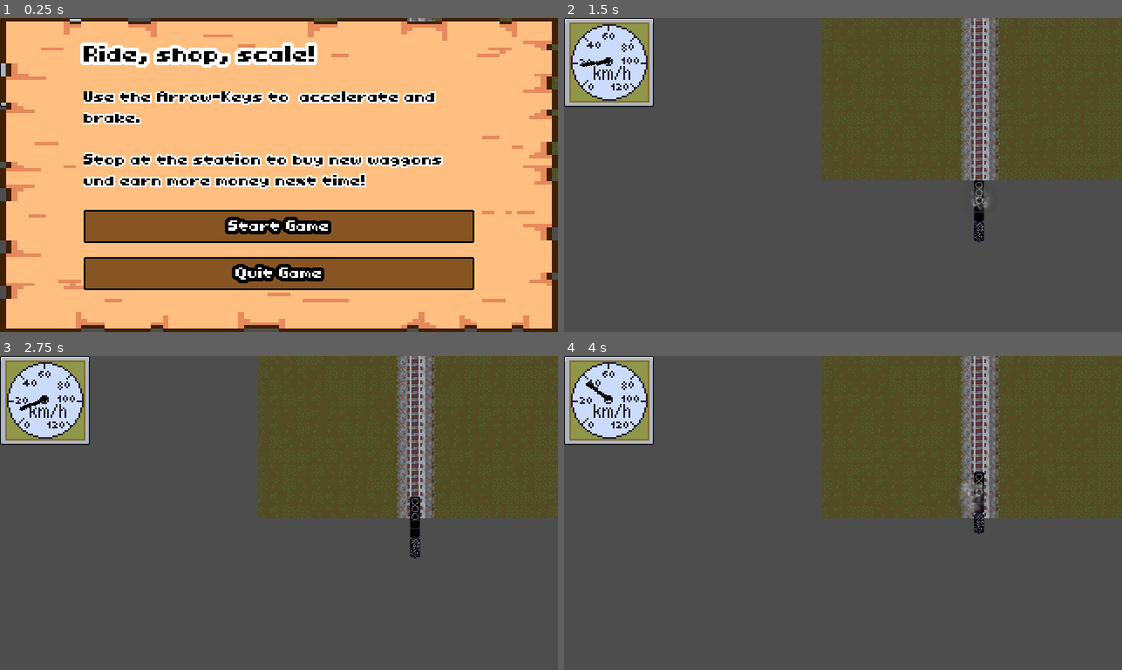
Above: before the commit, frames 1-4 (two rows, left to right).
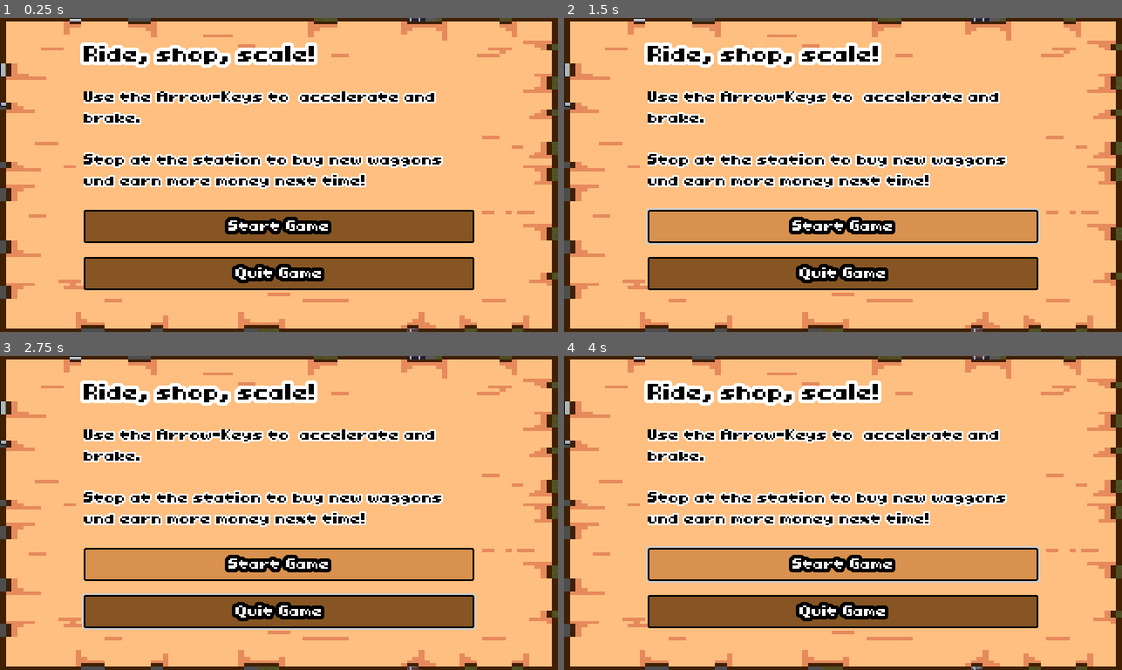
Above: after the commit, the same moments.

Repository: sthoni/gamejamaugust2024
Game: Godot game, scene res://game.tscn
The game is run twice, just before and just after one commit, with the same random seed, the same clock (stepped at 60 frames per second) and the same inputs.
Inputs (mouse positions are in pixels of both pictures, inside the frame that each line leads up to):
- Up to frame 1 (0.25 s): no input
- Up to frame 2 (1.5 s): click (843, 225) at 0.5 s, where only the run before the commit has a clickable "Start Game"; tap Enter (shop) at 1.25 s; hold Up (accelerate) from 1.28 s (still down)
- Up to frame 3 (2.75 s): tap Enter (shop) at 1.52, 2.27 s; release Up (accelerate) at 2.03 s; hold Down (brake) from 2.03 s (still down)
- Up to frame 4 (4 s): release Down (brake) at 2.78 s; hold Up (accelerate) from 2.78 s (still down); tap Enter (shop) at 3.77 s

The runs differ from the first frame. In frame 1, 0.3% of the frame differs, in the area x 46-100%, y 0-100%; in frame 2, 99%, in the area x 0-100%, y 0-100%; in frame 3, 99%; in frame 4, 99%.
Error after the commit: Parse Error: Cannot find member "apply_money_penalty" in base "GameStats". (res://level/level.gd:16)

Commit message:
KI hat Code für Missionen erzeugt.

Diff:
--- a/game_stats.gd
+++ b/game_stats.gd
@@ -10,3 +10,7 @@
 func set_money(value: int) -> void:
 	money = value
 	Events.emit_signal("money_changed", money)
+
+func apply_money_penalty(amount: int) -> void:
+	money -= amount
+	Events.emit_signal("money_changed", money)
--- a/level/level.gd
+++ b/level/level.gd
@@ -3,12 +3,23 @@
 @export var level_stats: LevelStats : set = set_level_stats
 
 @onready var train: Train = $Train
-@onready var station: Station = $Station
+@onready var station: Station = $Station # Assuming there's still one main station node for now
 @onready var tiles: TileMapLayer = $TileMapLayer
+@onready var mission_manager: MissionManager = $MissionManager # Assuming the node is named MissionManager
 
 # Called when the node enters the scene tree for the first time.
 func _ready() -> void:
 	set_level_stats(level_stats)
+	if mission_manager:
+		mission_manager.mission_completed.connect(_on_mission_completed)
+		mission_manager.mission_failed.connect(_on_mission_failed)
+		mission_manager.apply_penalty.connect(GameStats.apply_money_penalty) # Connect penalty signal
+		# Connect station signals to mission manager
+		for child in get_children():
+			if child is Station:
+				child.train_correctly_stopped.connect(mission_manager._on_station_correctly_stopped)
+				child.station_missed.connect(mission_manager._on_station_missed)
+		mission_manager.start_mission() # Start the mission when the level is ready
 
 # ACHTUNG: Die Position des Trains im Level wird hier auch gesetzt
 func set_level_stats(value: LevelStats) -> void:
@@ -16,8 +27,12 @@
 	if train:
 		train.train_stats = level_stats.train_stats
 		train.position.y = 670
-		station.station_stats = level_stats.station_stats
+		# Assuming there's still one main station node for now
+		if station:
+			station.station_stats = level_stats.station_stats
 		#tiles.tile_set = level_stats.background_texture
+	if mission_manager:
+		mission_manager.mission = level_stats.mission
 
 
 func _input(event: InputEvent) -> void:
@@ -27,3 +42,11 @@
 func _on_level_end_body_entered(body: Node2D) -> void:
 	if body is Train:
 		Events.emit_signal("level_end_reached")
+
+func _on_mission_completed() -> void:
+	print("Level received mission completed signal.")
+	# TODO: Implement level completion logic (e.g., show results screen, load next level)
+
+func _on_mission_failed() -> void:
+	print("Level received mission failed signal.")
+	# TODO: Implement level failed logic (e.g., show game over screen, restart level)
--- a/level/level_stats.gd
+++ b/level/level_stats.gd
@@ -4,6 +4,7 @@
 @export var station_stats: StationStats
 @export var train_stats: TrainStats
 @export var item_pool: ItemPool
+@export var mission: Mission
 
 @export_group("Level Visuals")
 @export var background_texture: TileSet
--- /dev/null
+++ b/level/mission_manager.gd
@@ -0,0 +1,98 @@
+class_name MissionManager extends Node
+
+@export var mission: Mission
+
+var current_station_index: int = 0
+var elapsed_time: float = 0.0
+var is_mission_active: bool = false
+
+@onready var mission_timer: Timer = Timer.new()
+
+signal mission_completed
+signal mission_failed
+signal apply_penalty(amount: int)
+
+func _ready() -> void:
+	add_child(mission_timer)
+	mission_timer.timeout.connect(_on_mission_timer_timeout)
+
+func start_mission() -> void:
+	if mission and mission.stations.size() > 0:
+		current_station_index = 0
+		elapsed_time = 0.0
+		is_mission_active = true
+		mission_timer.start() # Start a timer for the first leg
+		print("Mission started. Go to station: ", mission.stations[current_station_index].station_name)
+	else:
+		print("Error: No mission assigned or no stations in mission.")
+		is_mission_active = false
+
+func _process(delta: float) -> void:
+	if is_mission_active:
+		elapsed_time += delta
+		# TODO: Update UI with elapsed time and target time for current station
+
+func _on_station_correctly_stopped(station_name: String) -> void:
+	if not is_mission_active:
+		return
+
+	var expected_station := mission.stations[current_station_index]
+
+	if station_name == expected_station.station_name:
+		print("Arrived at correct station: ", station_name)
+		mission_timer.stop()
+		calculate_and_apply_penalty(expected_station, elapsed_time)
+
+		current_station_index += 1
+		if current_station_index < mission.stations.size():
+			elapsed_time = 0.0
+			mission_timer.start() # Start timer for the next leg
+			print("Next station: ", mission.stations[current_station_index].station_name)
+		else:
+			print("Mission Completed!")
+			is_mission_active = false
+			mission_completed.emit()
+	else:
+		print("Arrived at incorrect station: ", station_name)
+		# TODO: Handle arriving at the wrong station (e.g., penalty, mission failed)
+
+func _on_station_missed(station_name: String) -> void:
+	if not is_mission_active:
+		return
+
+	var expected_station := mission.stations[current_station_index]
+
+	if station_name == expected_station.station_name:
+		print("Missed expected station: ", station_name)
+		mission_timer.stop()
+		apply_miss_penalty(expected_station)
+		is_mission_active = false
+		mission_failed.emit()
+	# TODO: Handle missing a station that was not the current target (optional)
+
+
+func _on_mission_timer_timeout() -> void:
+	if is_mission_active:
+		var current_station := mission.stations[current_station_index]
+		if elapsed_time > current_station.time_limit:
+			print("Time limit exceeded for station: ", current_station.station_name)
+			apply_miss_penalty(current_station) # Or a different penalty for time limit
+			is_mission_active = false
+			mission_failed.emit()
+
+
+func calculate_and_apply_penalty(station: MissionStation, actual_time: float) -> void:
+	var time_difference := actual_time - station.target_time
+	if time_difference > 0:
+		var penalty := int(time_difference * station.penalty_per_second_late)
+		print("Applying time penalty: ", penalty)
+		apply_penalty.emit(penalty)
+	else:
+		print("Arrived on time or early. No time penalty.")
+
+func apply_miss_penalty(station: MissionStation) -> void:
+	print("Applying miss penalty: ", station.miss_penalty)
+	apply_penalty.emit(station.miss_penalty)
+
+# TODO: Connect signals from Station nodes to this manager
+# TODO: Connect signals from this manager to GameStats and Level
--- /dev/null
+++ b/mission/mission.gd
@@ -0,0 +1,3 @@
+class_name Mission extends Resource
+
+@export var stations: Array[MissionStation]
--- /dev/null
+++ b/mission/mission_station.gd
@@ -0,0 +1,7 @@
+class_name MissionStation extends Resource
+
+@export var station_name: String
+@export var target_time: float
+@export var time_limit: float
+@export var penalty_per_second_late: int
+@export var miss_penalty: int
--- a/station/station.gd
+++ b/station/station.gd
@@ -1,5 +1,9 @@
 class_name Station extends Area2D
 
+signal train_correctly_stopped(station_name: String)
+signal station_missed(station_name: String)
+
+@export var station_name: String
 @export var station_stats: StationStats : set = set_station_stats
 
 @onready var platform: CollisionShape2D = $Platform
@@ -60,6 +64,7 @@
 				if has_money:
 					Events.emit_signal("station_freight_sold", train_at_station.transport_amount)
 					has_money = false
+				train_correctly_stopped.emit(station_name)
 			TrainStatus.AT_END:
 				print("Too far. Ride back!")
 				status = TrainStatus.STOPPED_WRONG
@@ -114,3 +119,11 @@
 func _on_body_entered(body: Node2D) -> void:
 	if body is Train && status == TrainStatus.NOT_ARRIVED:
 		status = TrainStatus.AT_STATION
+
+func _on_body_exited(body: Node2D) -> void:
+	if body is Train:
+		var train_body: Train = body
+		# Check if the train exited the main station area without stopping correctly
+		if (status == TrainStatus.NOT_ARRIVED or status == TrainStatus.AT_STATION) and abs(train_body.velocity.y) > 10: # Threshold velocity
+			print("Train missed station: ", station_name)
+			station_missed.emit(station_name)
Not shown, added: level/mission_manager.gd.uid
Not shown, added: mission/mission.gd.uid
Not shown, added: mission/mission_station.gd.uid
